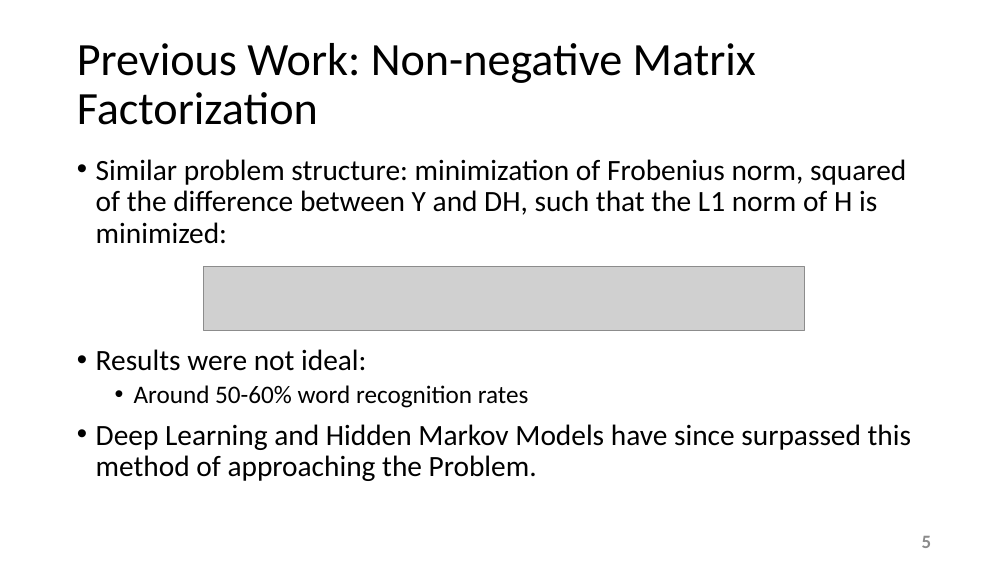
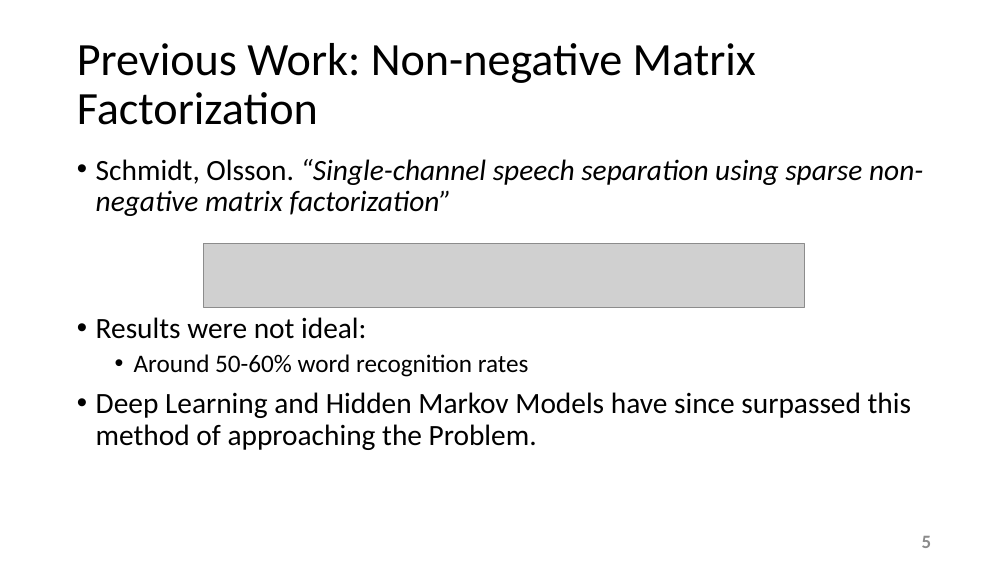
Before and after one commit to esaracin/compressive-sensing-cocktail-party-problem, a slide deck: slide 5 of slide/slides.pptx. Drawn at 1008x567 pixels with LibreOffice and Linux fonts; fonts in the diff are those of the drawing; grey boxes stand for pictures; background and template pictures are left out. Boxes give left, top, right and bottom in pixels: in the first picture for what was removed or moved away, otherwise in the second. Text is boxed around its words. In the diff, an @@ line names an element or a change of style, - is before the commit and + after.

```diff
--- a/slide/slides.pptx
+++ b/slide/slides.pptx
@@ text at <box>96,159,923,216</box>: text changed; italic on @@
-• Similar problem structure: minimization of Frobenius norm, squared of the difference between Y and DH, such that the L1 norm of H is minimized:
+• Schmidt, Olsson. “Single-channel speech separation using sparse non-negative matrix factorization”
@@ picture: place and size @@
-picture at <box>204,267,805,331</box>
+picture at <box>204,243,805,308</box>
```
Also in this commit, not shown: 5 other slides changed, 1 slide added, 2 slides removed.
